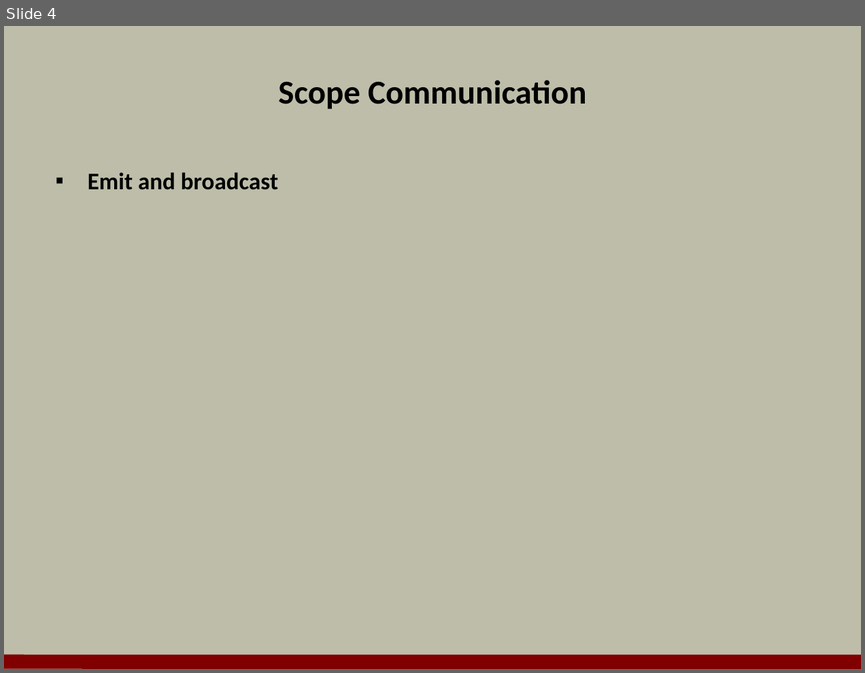
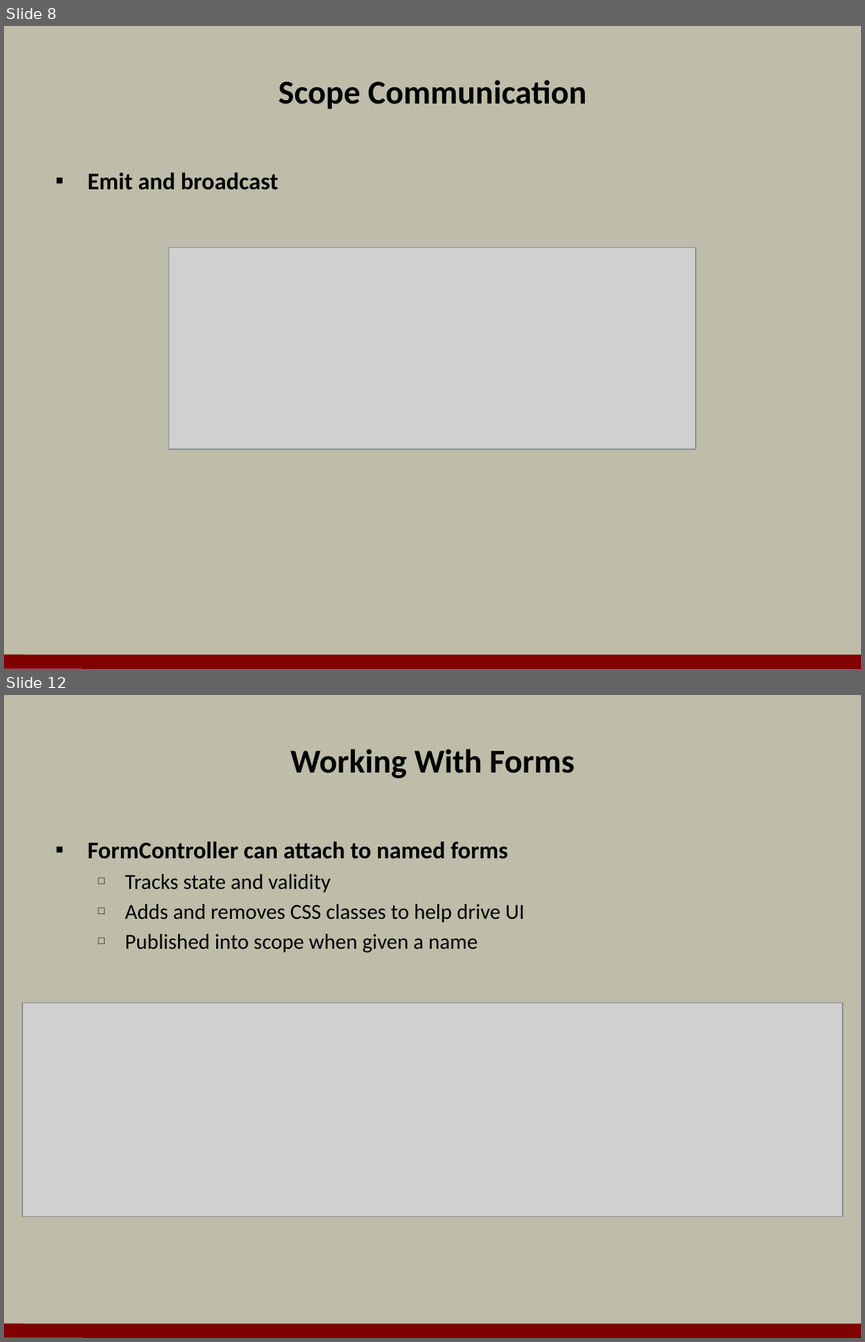
Before and after one commit to OdeToCode/classes, a slide deck: angularjs/slides/03_Views.pptx. Shown one above the other, each under a label of ours: slide 4 before the commit, slides 8 and 12 after it; the slides between them are not shown. The pictures are 865x673 and 865x1342 pixels, drawn with LibreOffice and Linux fonts; fonts in the diff are those of the drawing; grey boxes stand for pictures; background and template pictures are left out. Boxes give left, top, right and bottom in pixels: in the first picture for what was removed or moved away, otherwise in the second. Text is boxed around its words. In the diff, an @@ line names an element or a change of style, - is before the commit and + after.

```diff
--- a/angularjs/slides/03_Views.pptx
+++ b/angularjs/slides/03_Views.pptx
@@ slide 12 added at box(4, 695, 861, 1338), background #BDBDA9; not listed: 1 template element that a slide beside it also shows @@
@@ title added at box(290, 749, 575, 779), 28 pt, text #000000, bold @@
+Working With Forms
@@ text added at box(88, 841, 524, 953), 18 pt, text #000000 @@
+▪ FormController can attach to named forms
+  □ Tracks state and validity
+  □ Adds and removes CSS classes to help drive UI
+  □ Published into scope when given a name
@@ picture added at box(22, 1002, 842, 1216) @@
@@ what was slide 4 is now slide 8 @@
@@ slide 8 changed as well @@
@@ picture added at box(169, 247, 696, 448) @@
```
Also in this commit, not shown: 8 other slides changed, 11 other slides added, 6 slides removed, 31 other files.
